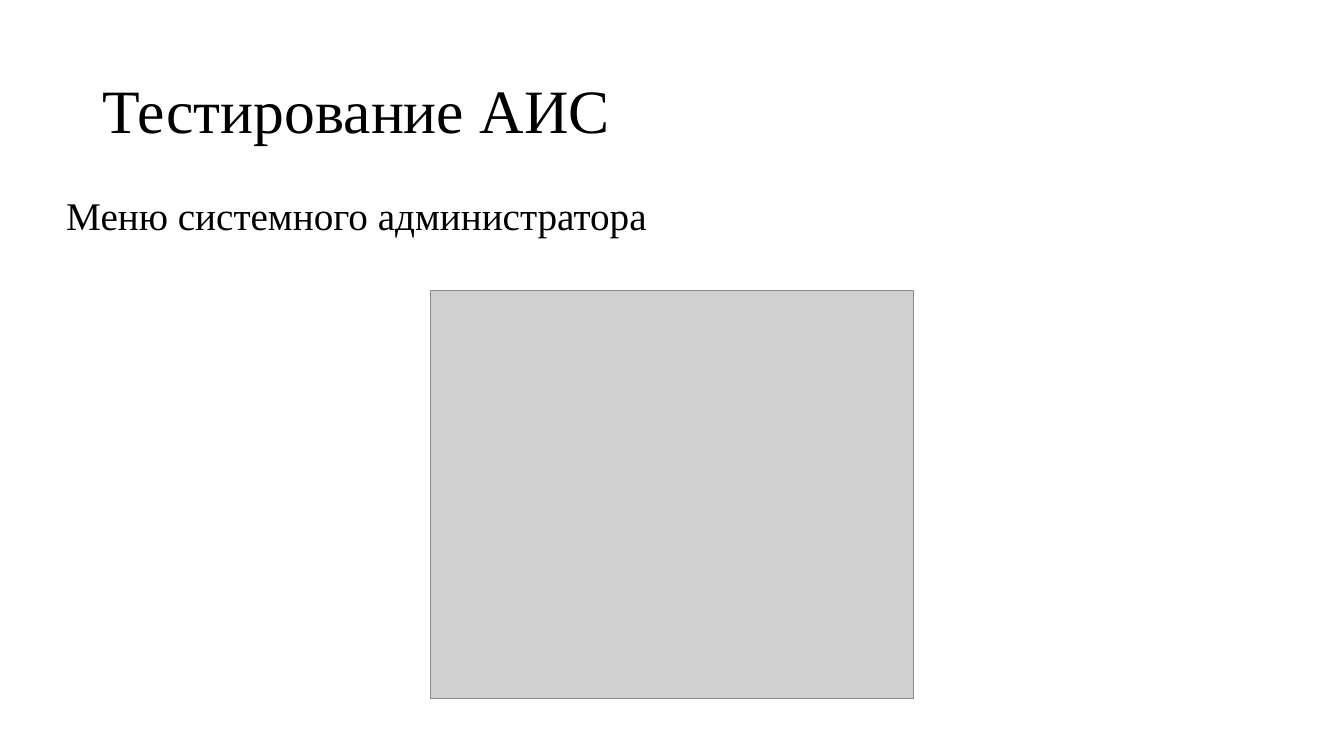
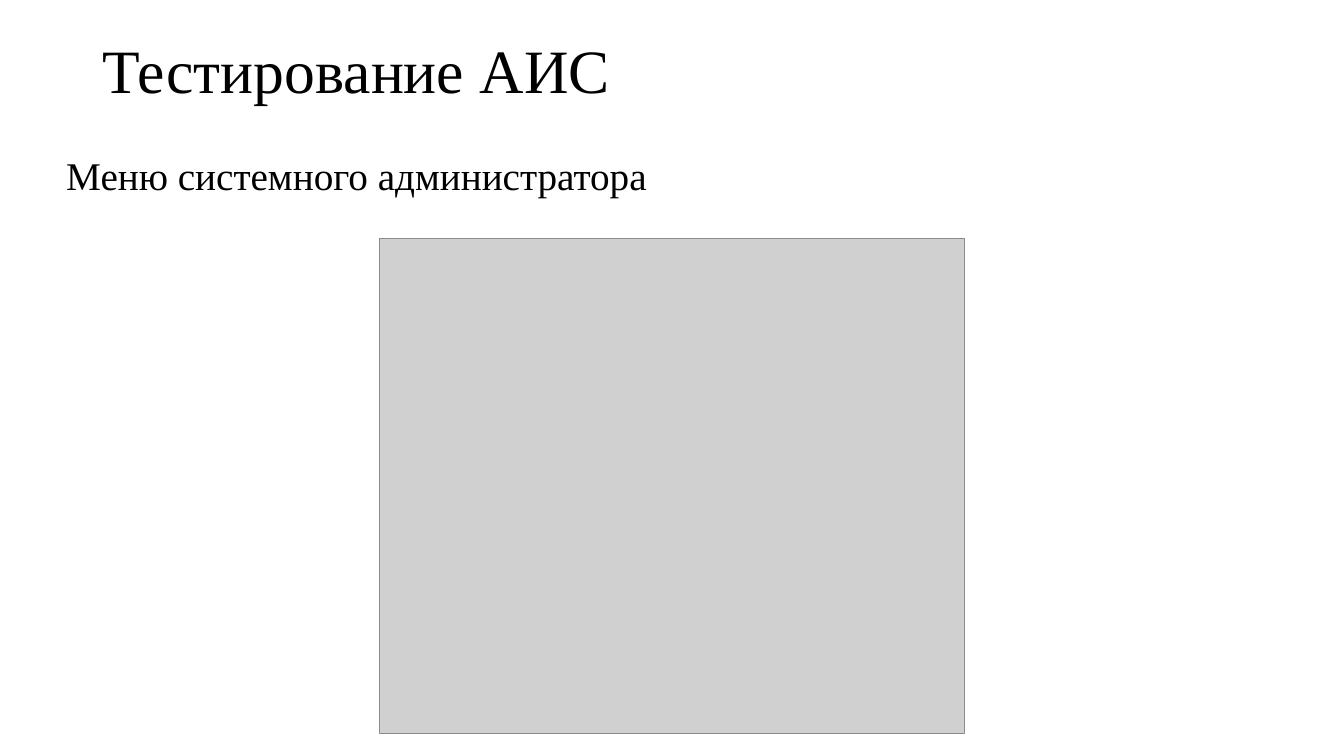
Before and after one commit to depxd/hotel3, a slide deck: slide 18 of Презентаци АИС гостницы.pptx. Drawn at 1344x756 pixels with LibreOffice and Linux fonts; fonts in the diff are those of the drawing; grey boxes stand for pictures. Boxes give left, top, right and bottom in pixels: in the first picture for what was removed or moved away, otherwise in the second. Text is boxed around its words. In the diff, an @@ line names an element or a change of style, - is before the commit and + after.

```diff
--- a/Презентаци АИС гостницы.pptx
+++ b/Презентаци АИС гостницы.pptx
@@ title "Тестирование АИС": place and size @@
-title "Тестирование АИС" at (102,92,610,144)
+title "Тестирование АИС" at (102,52,610,104)
@@ text "Меню системного администратора": place and size @@
-text "Меню системного администратора" at (66,204,647,238)
+text "Меню системного администратора" at (66,164,647,197)
@@ picture: place and size @@
-picture at (431,291,912,699)
+picture at (379,239,964,734)
```
Also in this commit, not shown: 18 other slides changed, 2 other files.
